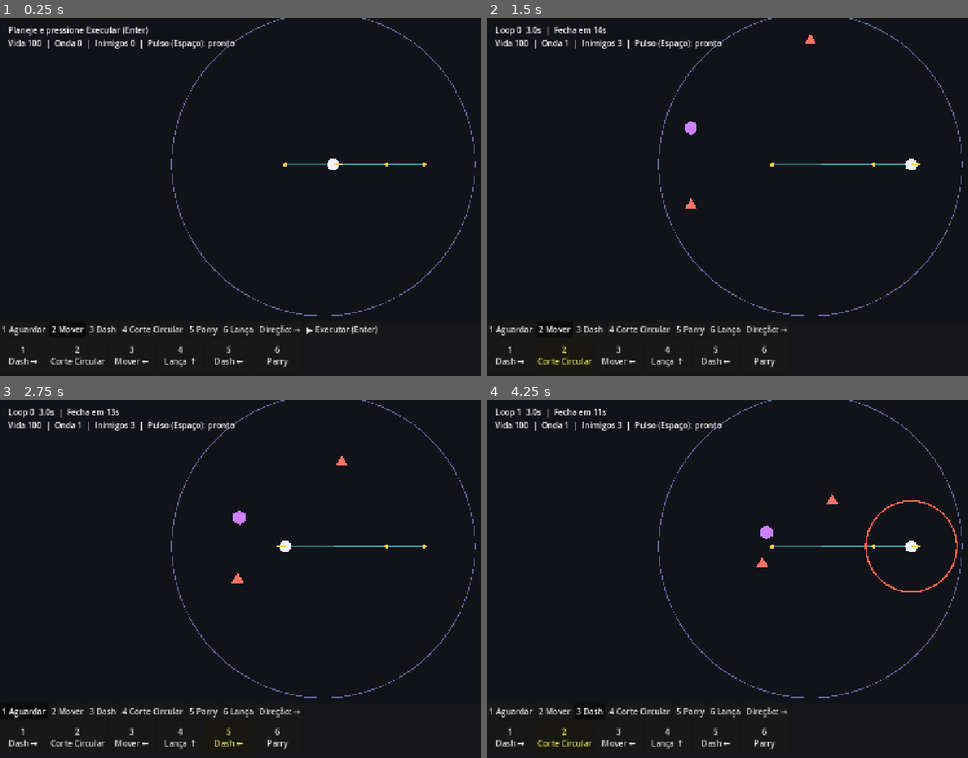
Above: before the commit, frames 1-4 (two rows, left to right).
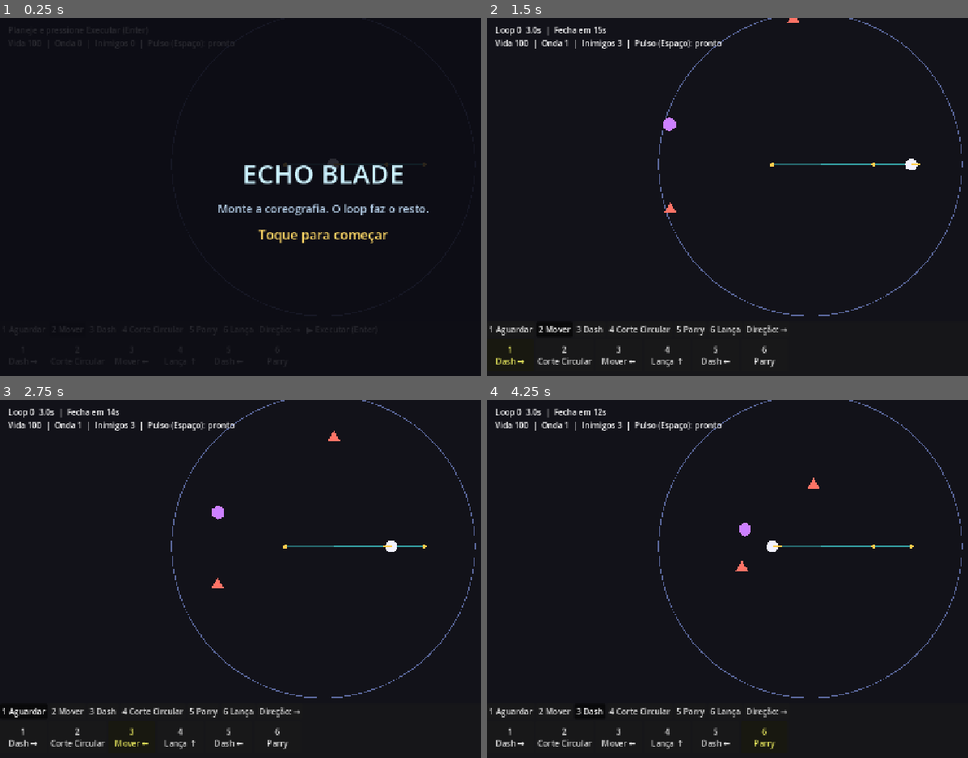
Above: after the commit, the same moments.

Repository: marcalsantarem/echos
Game: Godot game, scene res://scenes/main.tscn
The game is run twice, just before and just after one commit, with the same random seed, the same clock (stepped at 60 frames per second) and the same inputs.
Inputs (mouse positions are in pixels of both pictures, inside the frame that each line leads up to):
- Up to frame 1 (0.25 s): no input
- Up to frame 2 (1.5 s): click "▶ Executar (Enter)" at 0.5 s; click (828, 329) at 1.25 s, where only the run after the commit has a clickable "▶ Executar (Enter)"
- Up to frame 3 (2.75 s): click "1 Aguardar" at 2 s
- Up to frame 4 (4.25 s): click "2 Mover" at 2.75 s; click "3 Dash" at 3.5 s

The runs differ from the first frame. In frame 1, 4.6% of the frame differs, in the area x 0-99%, y 0-98%; in frame 2, 0.5%; in frame 3, 0.6%; in frame 4, 0.9%.

Commit message:
Adiciona tela de titulo e fim de jogo por toque (T-003)
Overlay em tela cheia: "Toque para comecar" ao abrir e "Jogar de novo"
na morte, confirmados por clique/toque (ou Enter/Espaco), com trava de
700 ms no fim de jogo. Reinicio pula o titulo. Inclui testes do overlay
e do fluxo da cena principal (74 checagens). Registra no CLAUDE.md o
pedido do dono de sempre listar as proximas tasks.

Co-Authored-By: Claude Sonnet 5.5 <noreply@anthropic.com>

Diff:
--- a/scripts/main.gd
+++ b/scripts/main.gd
@@ -14,7 +14,11 @@
 const Player = preload("res://scripts/player/player_controller.gd")
 const WaveManager = preload("res://scripts/waves/wave_manager.gd")
 const PlannerUI = preload("res://scripts/ui/planner_ui.gd")
+const OverlayUI = preload("res://scripts/ui/overlay_ui.gd")
 const InputSetup = preload("res://scripts/input_setup.gd")
+
+## Sobrevive a reload_current_scene: depois de "jogar de novo" não mostra o título outra vez.
+static var skip_title := false
 
 const ARENA_START := 300.0
 const ARENA_MIN := 150.0
@@ -31,6 +35,7 @@
 var player: Node2D
 var waves: Node2D
 var planner: CanvasLayer
+var overlay: CanvasLayer
 var hud: Label
 
 var _running := false
@@ -76,7 +81,27 @@
 	hud_layer.add_child(hud)
 	add_child(hud_layer)
 
+	overlay = OverlayUI.new()
+	add_child(overlay)  # _ready do overlay roda aqui; por último, fica por cima de tudo
+	overlay.confirmed.connect(_on_overlay_confirmed)
+	if skip_title:
+		overlay.hide_overlay()
+	else:
+		overlay.show_title()
+
 	_rebake(true)
+
+
+func _on_overlay_confirmed() -> void:
+	if _over:
+		_restart()
+	else:
+		overlay.hide_overlay()
+
+
+func _restart() -> void:
+	skip_title = true
+	get_tree().reload_current_scene()
 
 
 ## Coreografia inicial de exemplo.
@@ -126,6 +151,7 @@
 	_over = true
 	clock.running = false
 	waves.stop()
+	overlay.show_game_over(waves.wave)
 
 
 func _physics_process(delta: float) -> void:
@@ -154,7 +180,7 @@
 
 func _process(_delta: float) -> void:
 	if Input.is_action_just_pressed("restart"):
-		get_tree().reload_current_scene()
+		_restart()
 		return
 	var status := "Planeje e pressione Executar (Enter)" if not _running else \
 		"Loop %d  %.1fs  |  Fecha em %.0fs" % [clock.loop_count, plan.duration_sec(),
@@ -163,7 +189,7 @@
 		status, player.health, waves.wave, waves.alive,
 		"pronto" if _pulse_cd <= 0.0 else "%.0fs" % _pulse_cd]
 	if _over:
-		hud.text += "\nFIM DE JOGO — R reinicia"
+		hud.text += "\nFIM DE JOGO"
 
 
 func _draw() -> void:
--- /dev/null
+++ b/scripts/ui/overlay_ui.gd
@@ -0,0 +1,107 @@
+extends CanvasLayer
+## Tela cheia de título ("Toque para começar") e de fim de jogo ("Jogar de novo").
+## Clique/toque em qualquer ponto confirma (o toque vira clique do mouse no Godot);
+## Enter/Espaço também. No fim de jogo há uma pequena trava para um toque
+## perdido do jogo não reiniciar a partida sem querer.
+
+signal confirmed
+
+const GAME_OVER_LOCK_MS := 700
+
+var lock_ms := 0
+
+var _shown_at := 0
+var _title: Label
+var _sub: Label
+var _hint: Label
+
+
+func _ready() -> void:
+	layer = 20
+	visible = false
+
+	var dim := ColorRect.new()
+	dim.set_anchors_and_offsets_preset(Control.PRESET_FULL_RECT)
+	dim.color = Color(0.05, 0.05, 0.08, 0.88)
+	dim.mouse_filter = Control.MOUSE_FILTER_STOP
+	dim.gui_input.connect(_on_gui_input)
+	add_child(dim)
+
+	var center := CenterContainer.new()
+	center.set_anchors_and_offsets_preset(Control.PRESET_FULL_RECT)
+	center.mouse_filter = Control.MOUSE_FILTER_IGNORE
+	dim.add_child(center)
+
+	var box := VBoxContainer.new()
+	box.mouse_filter = Control.MOUSE_FILTER_IGNORE
+	box.add_theme_constant_override("separation", 18)
+	center.add_child(box)
+
+	_title = _make_label(52, Color(0.8, 0.95, 1.0))
+	_sub = _make_label(22, Color(0.7, 0.8, 0.9))
+	_hint = _make_label(26, Color(1.0, 0.85, 0.4))
+	box.add_child(_title)
+	box.add_child(_sub)
+	box.add_child(_hint)
+
+
+func _make_label(size: int, color: Color) -> Label:
+	var l := Label.new()
+	l.horizontal_alignment = HORIZONTAL_ALIGNMENT_CENTER
+	l.mouse_filter = Control.MOUSE_FILTER_IGNORE
+	l.add_theme_font_size_override("font_size", size)
+	l.add_theme_color_override("font_color", color)
+	return l
+
+
+func show_title() -> void:
+	_title.text = "ECHO BLADE"
+	_sub.text = "Monte a coreografia. O loop faz o resto."
+	_hint.text = "Toque para começar"
+	lock_ms = 0
+	_open()
+
+
+func show_game_over(wave: int) -> void:
+	_title.text = "FIM DE JOGO"
+	_sub.text = "Você chegou à onda %d" % wave
+	_hint.text = "Toque para jogar de novo"
+	lock_ms = GAME_OVER_LOCK_MS
+	_open()
+
+
+func hide_overlay() -> void:
+	visible = false
+
+
+func is_open() -> bool:
+	return visible
+
+
+## Confirma se estiver aberto e fora da trava. Retorna true se emitiu `confirmed`.
+func confirm() -> bool:
+	if not visible or Time.get_ticks_msec() - _shown_at < lock_ms:
+		return false
+	confirmed.emit()
+	return true
+
+
+func _open() -> void:
+	_shown_at = Time.get_ticks_msec()
+	visible = true
+
+
+func _on_gui_input(event: InputEvent) -> void:
+	var mb := event as InputEventMouseButton
+	if mb != null and mb.pressed and mb.button_index == MOUSE_BUTTON_LEFT:
+		confirm()
+
+
+func _input(event: InputEvent) -> void:
+	var key := event as InputEventKey
+	if not visible or key == null or not key.pressed or key.echo:
+		return
+	var k: int = key.keycode
+	if k == KEY_ENTER or k == KEY_KP_ENTER or k == KEY_SPACE:
+		confirm()
+		get_viewport().set_input_as_handled()
--- a/tests/run_tests.gd
+++ b/tests/run_tests.gd
@@ -13,6 +13,7 @@
 const WaveManager = preload("res://scripts/waves/wave_manager.gd")
 const Enemy = preload("res://scripts/waves/enemy.gd")
 const PlannerUI = preload("res://scripts/ui/planner_ui.gd")
+const OverlayUI = preload("res://scripts/ui/overlay_ui.gd")
 
 var _failures := 0
 var _checks := 0
@@ -298,6 +299,62 @@
 	ui.free()
 
 
+# --- Overlay (título / fim de jogo) ----------------------------------------
+
+func test_overlay_title_confirms_on_click_without_keyboard() -> void:
+	var ui := OverlayUI.new()
+	root.add_child(ui)
+	var confirmed := [0]
+	ui.confirmed.connect(func(): confirmed[0] += 1)
+	check(not ui.is_open() and not ui.confirm(), "fechado não confirma")
+	ui.show_title()
+	check(ui.is_open(), "título aparece")
+	var click := InputEventMouseButton.new()
+	click.button_index = MOUSE_BUTTON_LEFT
+	click.pressed = true
+	ui._on_gui_input(click)  # toque/clique em qualquer ponto
+	check(confirmed[0] == 1, "clique confirma o título")
+	var release := InputEventMouseButton.new()
+	release.button_index = MOUSE_BUTTON_LEFT
+	release.pressed = false
+	ui._on_gui_input(release)
+	check(confirmed[0] == 1, "soltar o botão não confirma de novo")
+	ui.hide_overlay()
+	check(not ui.is_open(), "esconde")
+	root.remove_child(ui)
+	ui.free()
+
+
+func test_overlay_game_over_has_lock_against_stray_taps() -> void:
+	var ui := OverlayUI.new()
+	root.add_child(ui)
+	var confirmed := [0]
+	ui.confirmed.connect(func(): confirmed[0] += 1)
+	ui.show_game_over(7)
+	check(ui._sub.text.contains("7"), "mostra a onda alcançada")
+	check(ui.lock_ms == OverlayUI.GAME_OVER_LOCK_MS, "trava ativa no fim de jogo")
+	check(not ui.confirm() and confirmed[0] == 0, "toque imediato é ignorado")
+	ui.lock_ms = 0  # simula o tempo passado
+	check(ui.confirm() and confirmed[0] == 1, "depois da trava, confirma")
+	root.remove_child(ui)
+	ui.free()
+
+
+func test_main_scene_title_then_game_over_flow() -> void:
+	var main_script: GDScript = load("res://scripts/main.gd")
+	main_script.skip_title = false
+	var main: Node2D = (load("res://scenes/main.tscn") as PackedScene).instantiate()
+	root.add_child(main)
+	check(main.overlay.is_open(), "partida abre com a tela de título")
+	check(main.overlay.confirm() and not main.overlay.is_open(), "toque fecha o título")
+	main.player.take_damage(1000)
+	check(main.overlay.is_open() and main._over, "morte abre o fim de jogo")
+	main_script.skip_title = true
+	root.remove_child(main)
+	main.free()
+	main_script.skip_title = false
+
+
 # --- Vazamentos de memória ------------------------------------------------
 
 func test_timeline_is_freed_when_unreferenced() -> void:
Not shown, added: scripts/ui/overlay_ui.gd.uid
Not shown, changed: CLAUDE.md
Not shown, changed: docs/backlog.md
